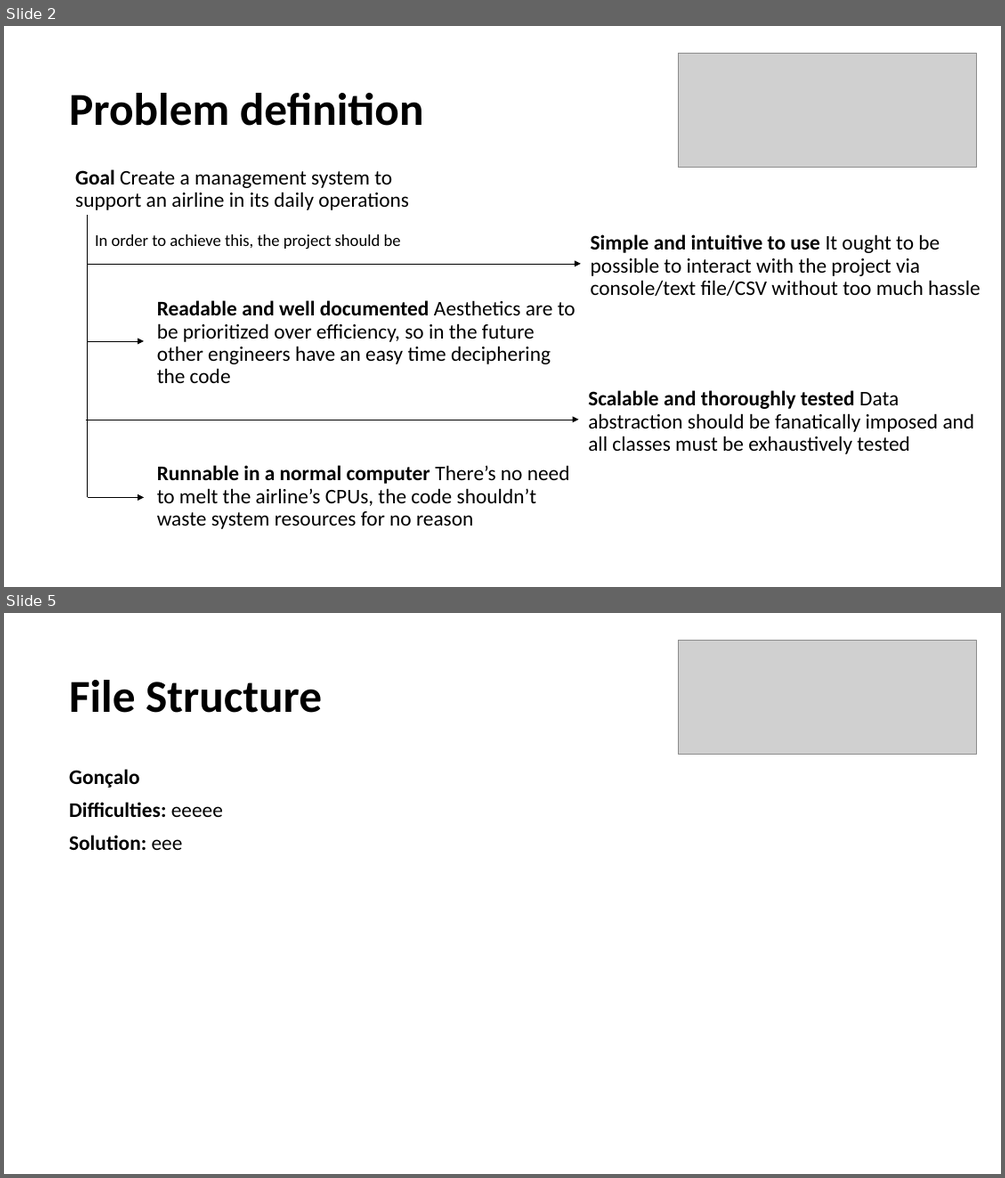
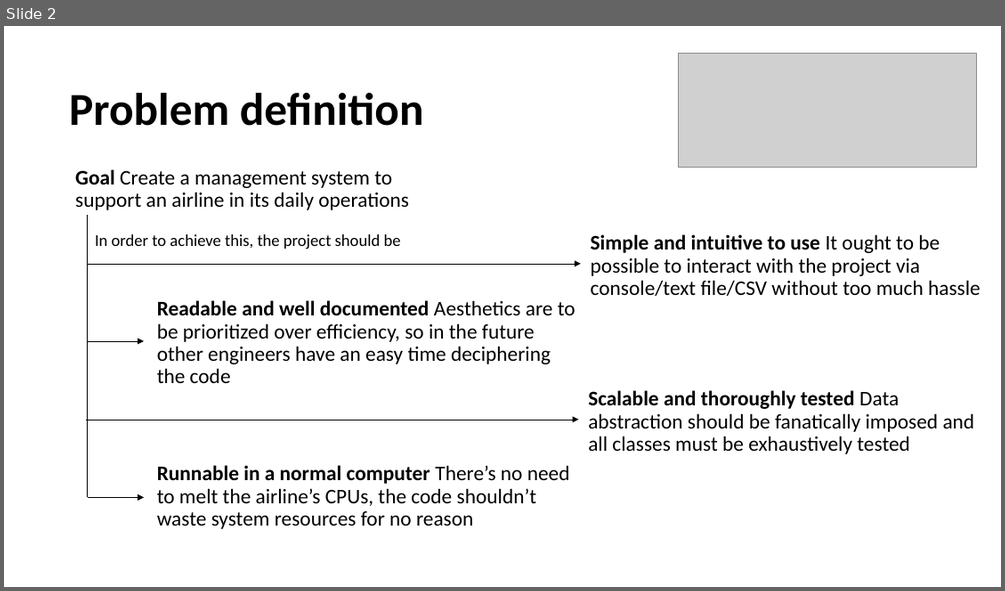
Before and after one commit to gpe0/AED-1, a slide deck: Airline_Information_Management.pptx. Shown one above the other, each under a label of ours: slides 2 and 5 before the commit, slide 2 after it; the slides between them are not shown. The pictures are 1005x1178 and 1005x591 pixels, drawn with LibreOffice and Linux fonts; fonts in the diff are those of the drawing; grey boxes stand for pictures. Boxes give left, top, right and bottom in pixels: in the first picture for what was removed or moved away, otherwise in the second. Text is boxed around its words. In the diff, an @@ line names an element or a change of style, - is before the commit and + after.

```diff
--- a/Airline_Information_Management.pptx
+++ b/Airline_Information_Management.pptx
@@ slide 5 removed at box(4, 613, 1001, 1174), background #FFFFFF @@
@@ picture removed at box(679, 640, 976, 755) @@
@@ text removed at box(69, 680, 322, 713) @@
-File Structure
@@ text removed at box(69, 769, 223, 850) @@
-Gonçalo
-Difficulties: eeeee
-Solution: eee
```
Also in this commit, not shown: 2 slides changed, 4 slides added, 4 other slides removed.
